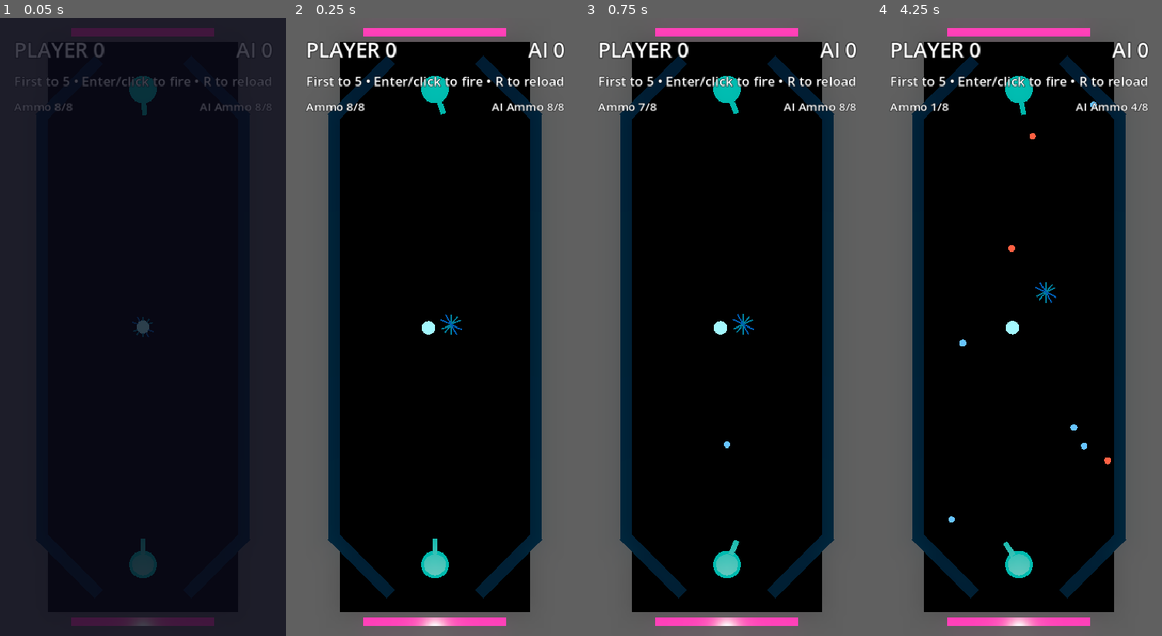
Above: before the commit, frames 1-4 (left to right).
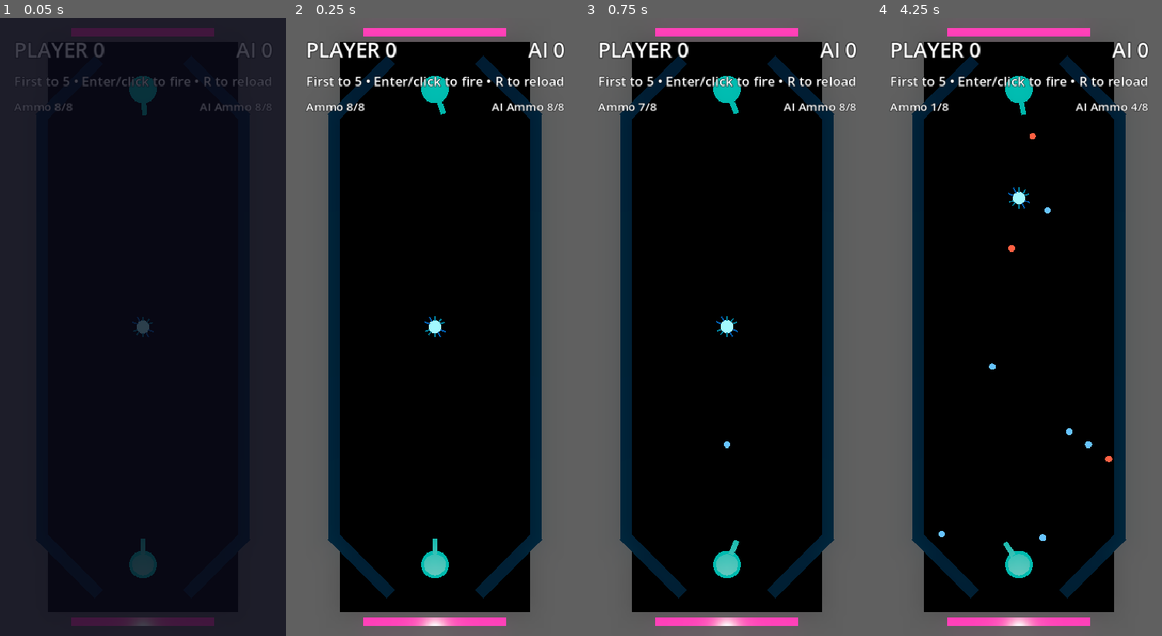
Above: after the commit, the same moments.

Repository: mchambers-mojang/sweet-vinegar-games
Game: Godot game, scene res://carom/scenes/carom_arena.tscn
The game is run twice, just before and just after one commit, with the same random seed, the same clock (stepped at 60 frames per second) and the same inputs. This scene is started directly instead of the project's main scene.
Inputs (mouse positions are in pixels of both pictures, inside the frame that each line leads up to):
- Up to frame 1 (0.05 s): no input
- Up to frame 2 (0.25 s): no input
- Up to frame 3 (0.75 s): tap Enter (ui_accept) at 0.5 s; move the mouse to (789, 296) at 0.52 s; hold Right (ui_right) from 0.53 s (still down); hold Shift from 0.53 s (still down); click (789, 296) at 0.67 s
- Up to frame 4 (4.25 s): tap Enter (ui_accept) at 0.77, 1.25, 2, 2.75, 3.5, 3.77 s; release Right (ui_right) at 1.25 s; release Shift at 1.25 s; drag from (961, 357) to (1004, 450) at 1.27 s; move the mouse to (1047, 191) at 2.02 s; hold Right (ui_right) 2.03-2.75 s; tap Ctrl at 2.1 s; drag from (1004, 450) to (933, 234) at 2.77 s; move the mouse to (1104, 419) at 3.52 s; hold Left (ui_left) from 3.53 s (still down); tap R at 3.6 s

Frame 1 is identical in both runs. In frame 2, 0.2% of the frame differs, in the area x 45-60%, y 48-52%; in frame 3, 0.2%; in frame 4, 0.5%, in the area x 21-83%, y 13-85%.

Commit message:
fix: sync ball position to cage — they translate together, ball spins freely
The cage and ball were completely independent, causing the cage to
fly off while the ball stayed put. Now:
- Ball position/velocity synced to cage each physics frame
- Ball keeps its own angular_velocity (visual spinning from impacts)
- Ball collision mask = 0 (doesn't block anything, purely visual physics)
- Cage is the 'real' physics body that interacts with projectiles/walls

Co-authored-by: Copilot <223556219+Copilot@users.noreply.github.com>

Diff:
--- a/carom/scenes/carom_puck.tscn
+++ b/carom/scenes/carom_puck.tscn
@@ -76,6 +76,8 @@
 angular_damp = 1.0
 continuous_cd = true
 lock_rotation = true
+collision_layer = 1
+collision_mask = 1
 
 ; Fin 1: 0 degrees
 [node name="Fin1Col" type="CollisionShape3D" parent="Cage"]
@@ -135,13 +137,15 @@
 mesh = SubResource("6")
 material_override = SubResource("7")
 
-; === BALL BODY: free rolling sphere inside the cage ===
+; === BALL BODY: free rolling sphere, visual only for rotation ===
 [node name="Ball" type="RigidBody3D" parent="."]
 mass = 2.0
 physics_material_override = SubResource("11")
 linear_damp = 0.2
 angular_damp = 0.05
 continuous_cd = true
+collision_layer = 2
+collision_mask = 0
 
 [node name="BallCollision" type="CollisionShape3D" parent="Ball"]
 position = Vector3(0, 0.4, 0)
--- a/carom/scripts/carom_puck.gd
+++ b/carom/scripts/carom_puck.gd
@@ -54,12 +54,13 @@
 	if speed > max_speed:
 		cage.linear_velocity = cage.linear_velocity.normalized() * max_speed
 
-	# Speed clamp on ball
-	var ball_speed := ball.linear_velocity.length()
-	if ball_speed > max_speed:
-		ball.linear_velocity = ball.linear_velocity.normalized() * max_speed
+	# Ball follows cage position (they translate together) but rotates freely
+	# This simulates the ball bearing rolling inside the fixed frame
+	ball.global_position = cage.global_position
+	ball.linear_velocity = cage.linear_velocity
+	# Angular velocity is untouched — ball spins from contact forces
 
-	# Stall nudge — apply to cage (ball follows via collision)
+	# Stall nudge — apply to cage (ball follows)
 	if stall_nudge_force > 0.0 and speed <= stall_speed_threshold:
 		_apply_goal_nudge()
 
